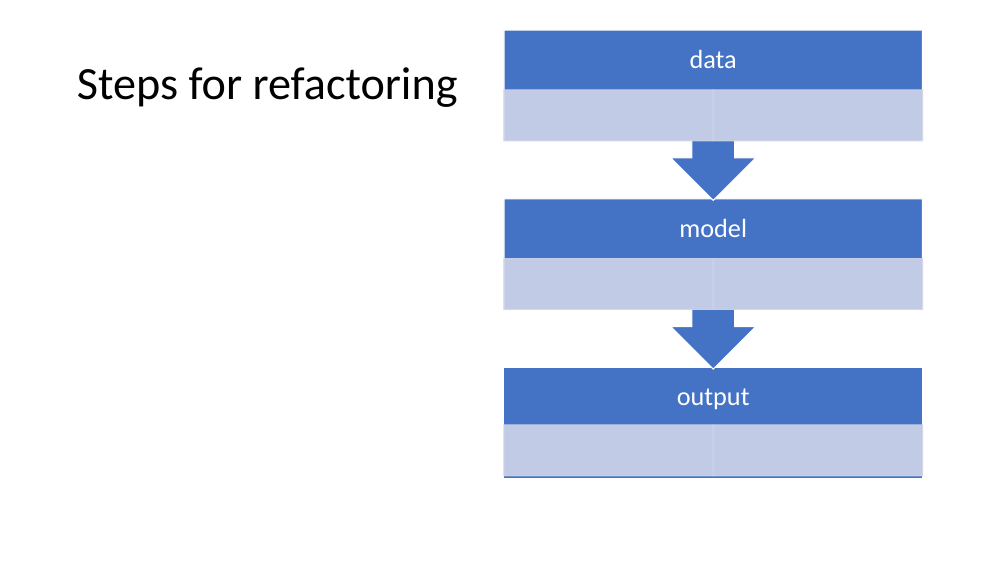
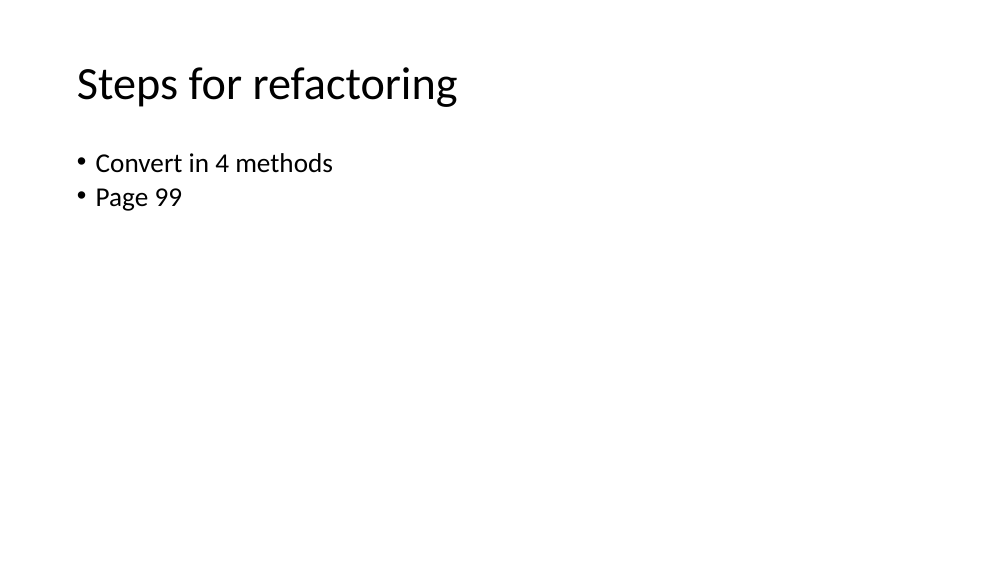
Before and after one commit to wx2123/WSDS-2026-OH, a slide deck: slide 6 of 2026 WSDS - Wujian Xue.pptx. Drawn at 1008x567 pixels with LibreOffice and Linux fonts; fonts in the diff are those of the drawing. Boxes give left, top, right and bottom in pixels: in the first picture for what was removed or moved away, otherwise in the second. Text is boxed around its words. In the diff, an @@ line names an element or a change of style, - is before the commit and + after.

```diff
--- a/2026 WSDS - Wujian Xue.pptx
+++ b/2026 WSDS - Wujian Xue.pptx
@@ group removed at [504,30,923,478]: 7 rectangles, 3 texts, 2 up arrow callouts @@
-output
-model
-data
@@ text added at [96,153,333,211], 25.9 pt, text #000000 @@
+• Convert in 4 methods
+• Page 99
```
Also in this commit, not shown: 8 other slides changed.
